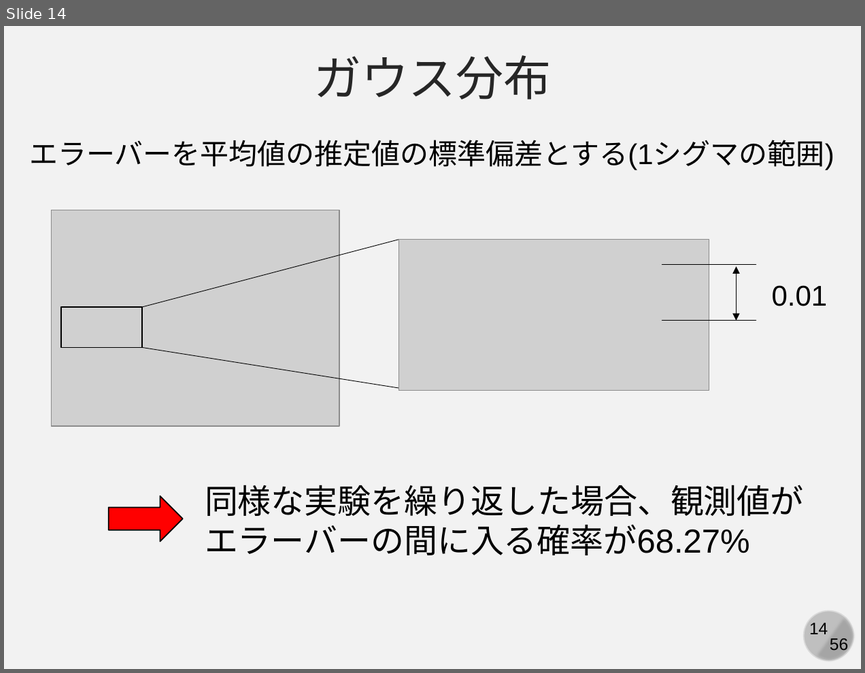
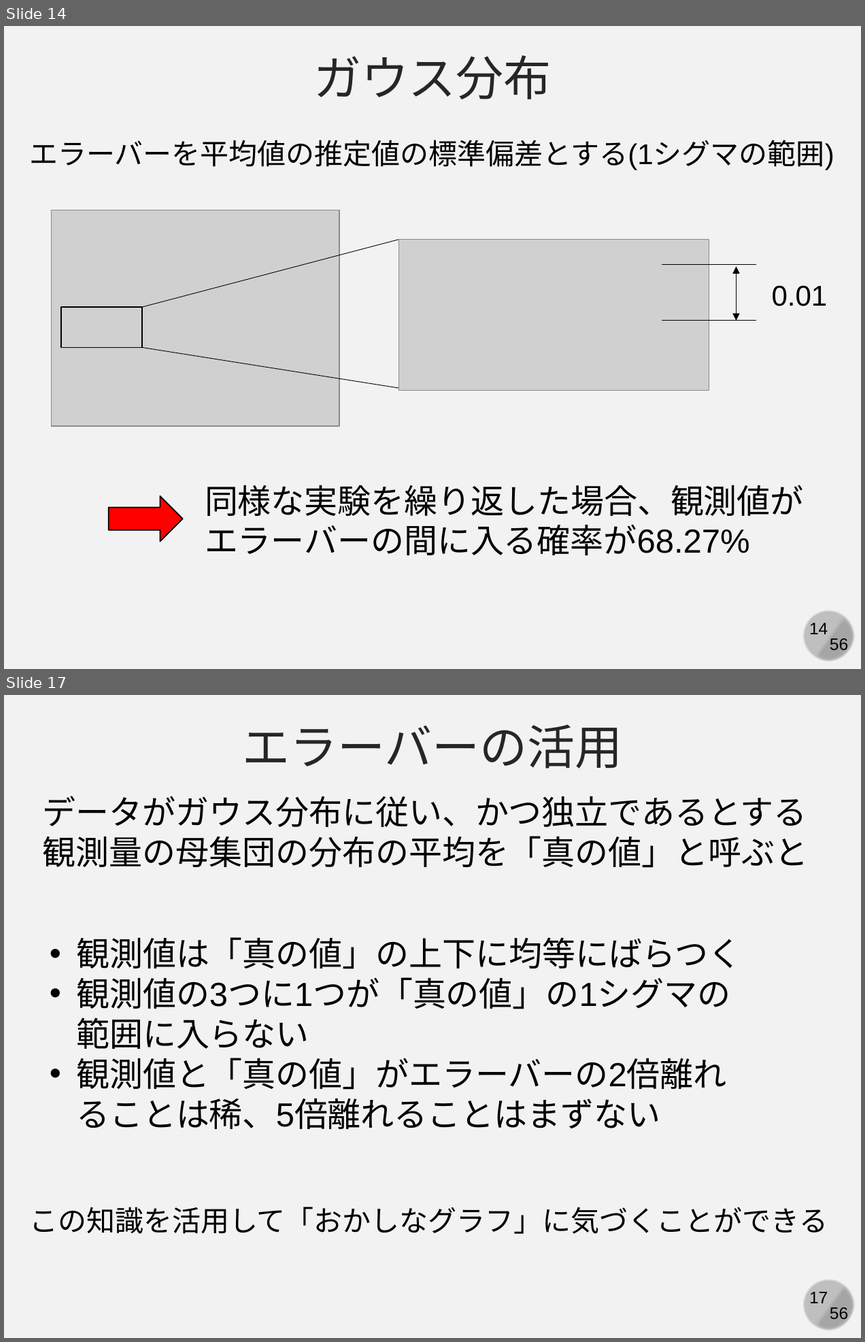
Before and after one commit to kaityo256/simulation_engineering, a slide deck: 03_mc_advanced/simulation03.pptx. Shown one above the other, each under a label of ours: slide 14 before the commit, slides 14 and 17 after it; the slides between them are not shown. The pictures are 865x673 and 865x1342 pixels, drawn with LibreOffice and Linux fonts; fonts in the diff are those of the drawing; grey boxes stand for pictures. Boxes give left, top, right and bottom in pixels: in the first picture for what was removed or moved away, otherwise in the second. Text is boxed around its words. In the diff, an @@ line names an element or a change of style, - is before the commit and + after.

```diff
--- a/03_mc_advanced/simulation03.pptx
+++ b/03_mc_advanced/simulation03.pptx
@@ slide 17 added at (x1=4, y1=695, x2=861, y2=1338), background #F2F2F2; not listed: 4 template elements that a slide beside it also shows @@
@@ text added at (x1=243, y1=724, x2=623, y2=768), 40 pt, text #262626 @@
+エラーバーの活用
@@ text added at (x1=43, y1=796, x2=808, y2=868), 28 pt, text #000000 @@
+データがガウス分布に従い、かつ独立であるとする
+観測量の母集団の分布の平均を「真の値」と呼ぶと
@@ text added at (x1=76, y1=937, x2=742, y2=1129), 28 pt, text #000000 @@
+• 観測値は「真の値」の上下に均等にばらつく
+• 観測値の3つに1つが「真の値」の1シグマの範囲に入らない
+• 観測値と「真の値」がエラーバーの2倍離れることは稀、5倍離れることはまずない
@@ text added at (x1=29, y1=1206, x2=827, y2=1234), 24 pt, text #000000 @@
+この知識を活用して「おかしなグラフ」に気づくことができる
```
Also in this commit, not shown: 3 slides changed, 8 other slides added, 1 slide removed, 11 other files.
